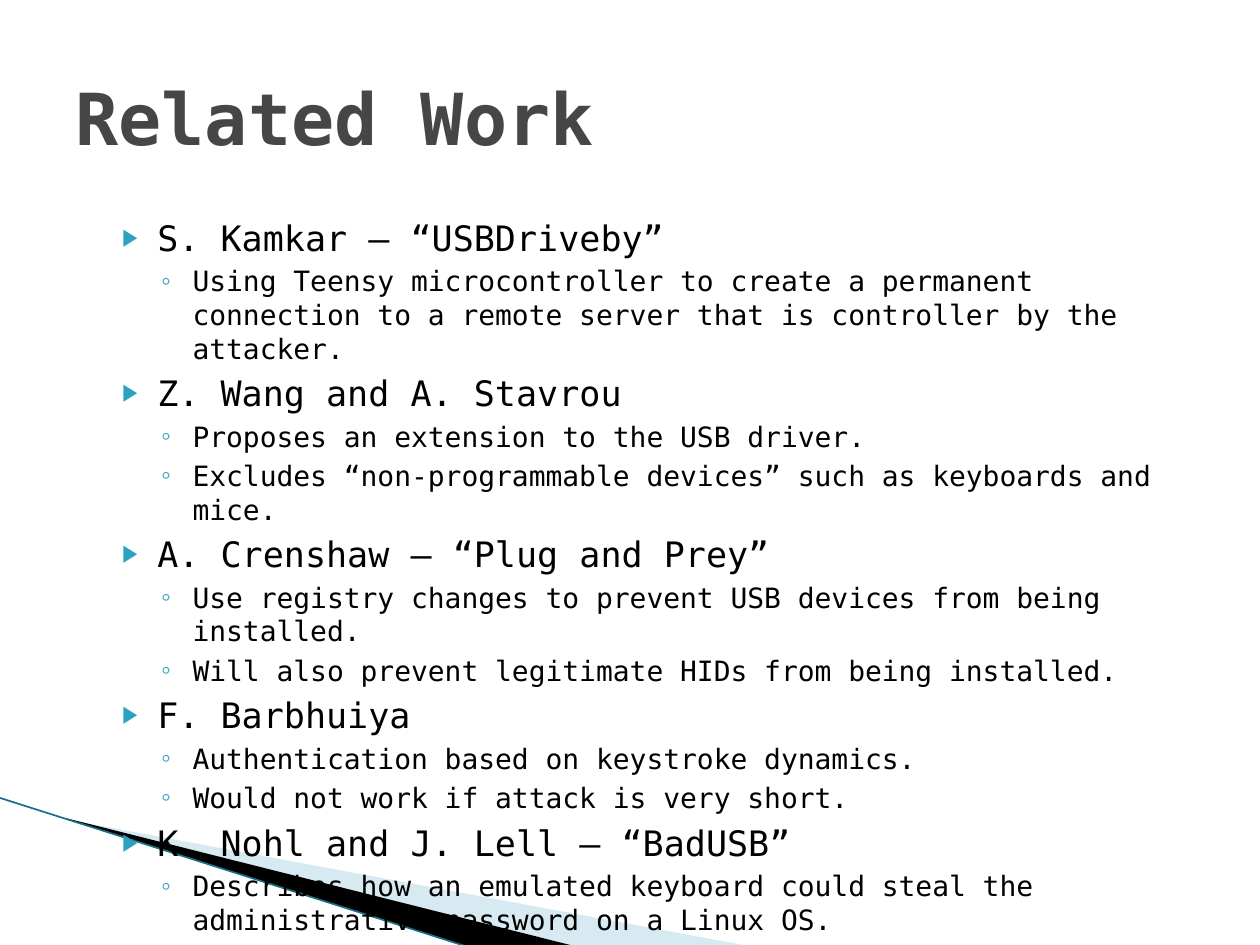
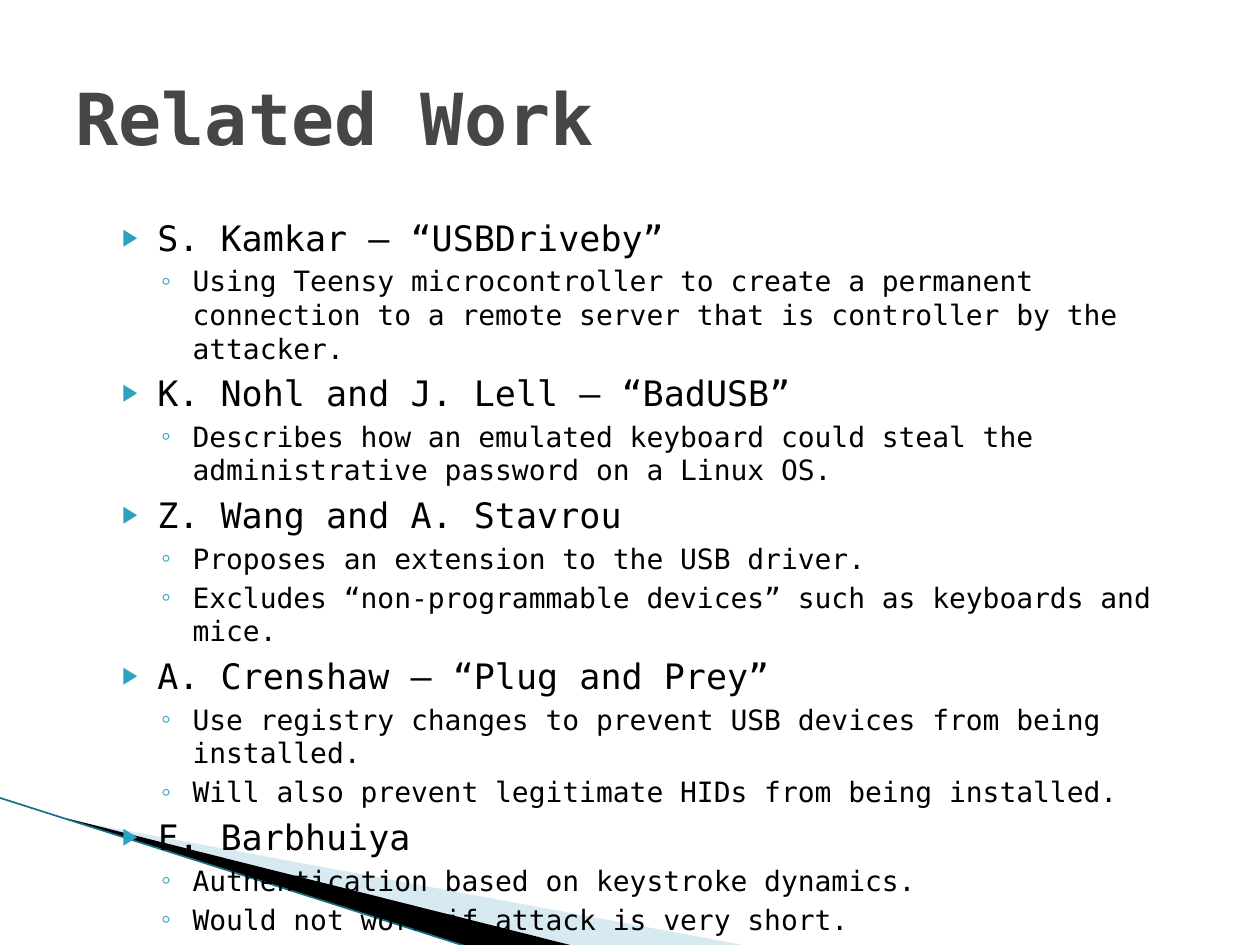
Before and after one commit to vfasburg/cse_825, a slide deck: slide 5 of Project/Final_Project_Presentation_Fasburg_Reiff_Thomas.pptx. Drawn at 1260x945 pixels with LibreOffice and Linux fonts; fonts in the diff are those of the drawing; background and template pictures are left out. Boxes give left, top, right and bottom in pixels: in the first picture for what was removed or moved away, otherwise in the second. Text is boxed around its words. In the diff, an @@ line names an element or a change of style, - is before the commit and + after.

```diff
--- a/Project/Final_Project_Presentation_Fasburg_Reiff_Thomas.pptx
+++ b/Project/Final_Project_Presentation_Fasburg_Reiff_Thomas.pptx
@@ text at [157,379,1033,486]: paragraphs added @@
+▶ K. Nohl and J. Lell – “BadUSB”
+  ◦ Describes how an emulated keyboard could steal the administrative password on a Linux OS.
@@ text at [157,829,1033,937]: paragraphs removed @@
-▶ K. Nohl and J. Lell – “BadUSB”
-  ◦ Describes how an emulated keyboard could steal the administrative password on a Linux OS.
```
Also in this commit, not shown: 2 other slides changed.
